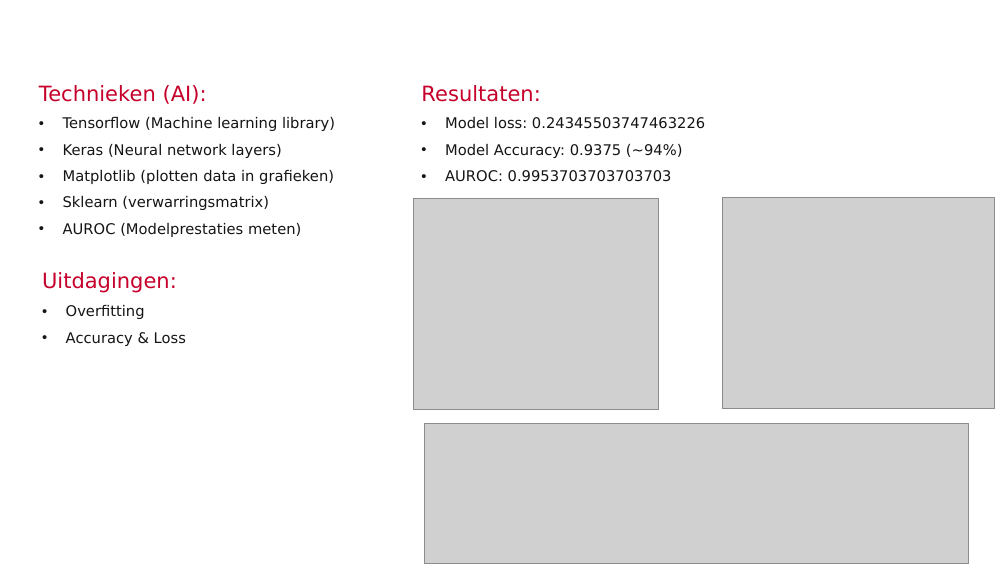
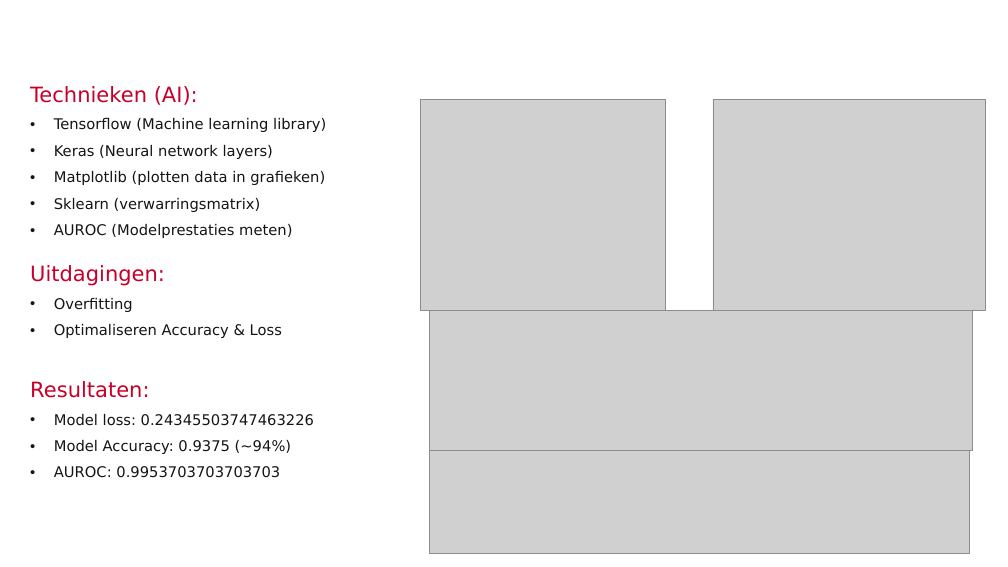
Before and after one commit to QuincyvanDeursen/NeuralNetwork, a slide deck: slide 1 of AI/AI_Results.pptx. Drawn at 1008x567 pixels with LibreOffice and Linux fonts; fonts in the diff are those of the drawing; grey boxes stand for pictures; background and template pictures are left out. Boxes give left, top, right and bottom in pixels: in the first picture for what was removed or moved away, otherwise in the second. Text is boxed around its words. In the diff, an @@ line names an element or a change of style, - is before the commit and + after.

Commit message:
added results of new test set to powerpoint sheet

```diff
--- a/AI/AI_Results.pptx
+++ b/AI/AI_Results.pptx
@@ text "Technieken (AI):": place and size @@
-text "Technieken (AI):" at (39,85,335,237)
+text "Technieken (AI):" at (30,86,326,238)
@@ picture: place and size @@
-picture at (414,199,659,410)
+picture at (421,100,666,311)
@@ picture: place and size @@
-picture at (722,197,994,408)
+picture at (713,100,985,311)
@@ text "Uitdagingen:": place and size @@
-text "Uitdagingen:" at (42,272,186,346)
+text "Uitdagingen:" at (30,265,282,338)
@@ text at (54,323,282,338): text changed @@
-• Accuracy & Loss
+• Optimaliseren Accuracy & Loss
@@ picture: place and size @@
-picture at (425,423,969,563)
+picture at (430,311,973,451)
@@ text "Resultaten:": place and size @@
-text "Resultaten:" at (421,85,705,182)
+text "Resultaten:" at (30,381,314,478)
@@ picture added at (430,450,970,554) @@
```
